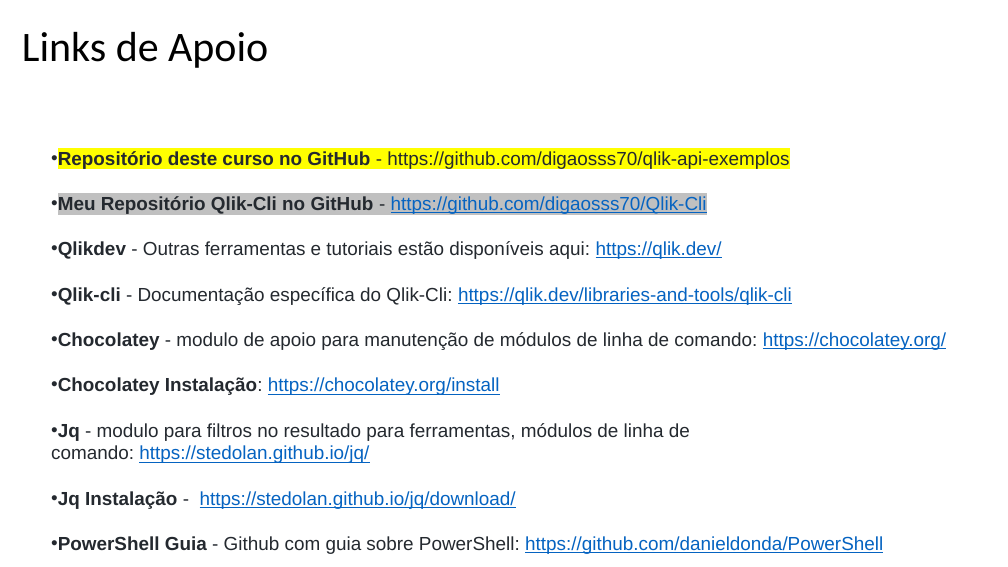
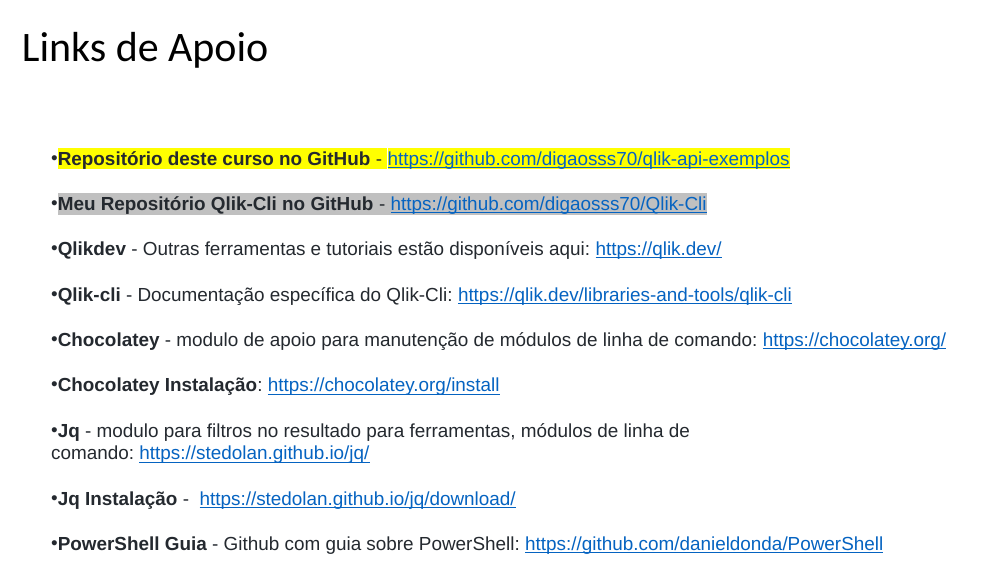
Before and after one commit to digaosss70/qlik-api-exemplos, a slide deck: slide 12 of qlik_apis.pptx (slide 2 before the commit). Drawn at 1008x567 pixels with LibreOffice and Linux fonts; fonts in the diff are those of the drawing. Boxes give left, top, right and bottom in pixels: in the first picture for what was removed or moved away, otherwise in the second. Text is boxed around its words. In the diff, an @@ line names an element or a change of style, - is before the commit and + after.

```diff
--- a/qlik_apis.pptx
+++ b/qlik_apis.pptx
@@ text at <box>58,151,790,169</box>: text colour #24292F to #0563C1, underline on in "https://github.com/digaosss70/qlik-api-exemplos" @@
```
Also in this commit, not shown: 1 other slide changed, 5 slides added.
